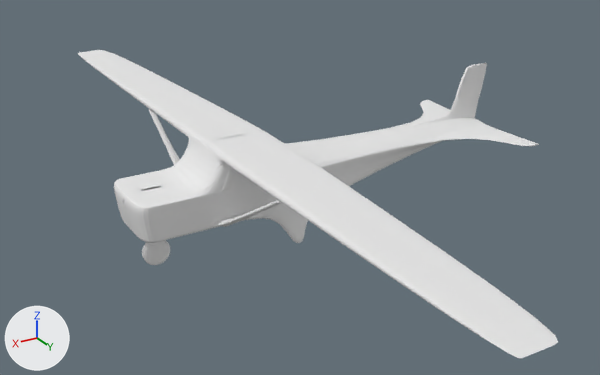
The Blender file skyhawk/skyhawk_v2.blend, before and after one commit.
Camera for both pictures: a camera (50 mm lens) standing at (51.0, 160.0, 73.0) and looking at (-49.0, -8.0, -11.0). Lighting does not change. The marker at lower left points along +X, +Y and +Z.

Before the edit, the objects in view are built like this:
```python
me_cube = bpy.data.meshes.new('Cube')
me_cube.from_pydata(...)  # 246 vertices, 244 faces; spans x -2.0..0.0, y -0.4..99.6, z -16.4..15.0
me_cube.materials.append(mat_material)  # white #e7e7e7
ob_body = bpy.data.objects.new('body', me_cube)
ob_body.location = (0.0, 0.0, 1.0)
ob_body.scale = (50.0, 1.0, 1.0)
_m = ob_body.modifiers.new('Boolean.001', 'BOOLEAN')
_m.object = ob_frontwheel
_m.operation = 'UNION'
_m.solver = 'FLOAT'
_m = ob_body.modifiers.new('Mirror', 'MIRROR')
_m.use_axis = (False, True, False)
_m.use_mirror_merge = False
_m = ob_body.modifiers.new('Subsurf', 'SUBSURF')
_m.levels = 4
```
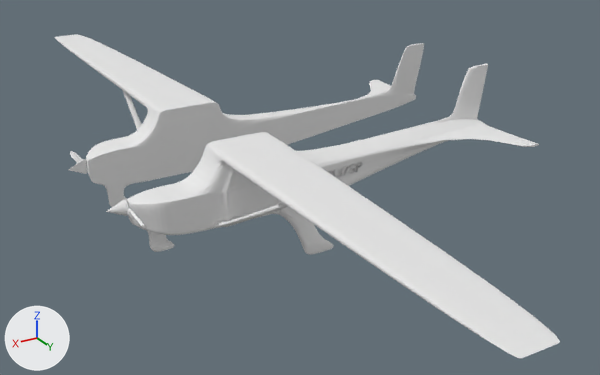
Commit message: skyhawk work in progress

What the commit changed:
me_cube is used by ob_body; location (0.0, 0.0, 1.0); scale (50.0, 1.0, 1.0).
me_cube had 246 vertices, 244 faces and spanned x -2.0..0.0, y -0.4..99.6, z -16.4..15.0.
me_cube now has 356 vertices, 354 faces and spans x -2.0..0.0, y 0.6..99.6, z -15.3..15.0.
me_cube part 1: 113 vertices moved from x -2.0..0.0, y -0.4..21.8, z -14.9..15.0 to x -2.0..0.0, y 0.6..21.8, z -9.4..15.0; 67 vertices removed from x -2.0..0.0, y -0.4..14.0, z -16.4..8.2; 177 vertices added at x -2.0..0.0, y 0.6..99.6, z -15.3..8.2.
me_cube part 2: 4 vertices moved from x -0.4, y 32.2..33.8, z 6.5 to x -0.5..-0.4, y 33.5..35.8, z 6.5.
Mesh me_cone is new.
It has 83 vertices, 83 faces and spans x -1.0..1.0, y 0.0..6.17, z -1.47..1.18.
Mesh me_cutext is new.
It has 3408 vertices, 2536 faces and spans x 0.05..2.3, y -0.01..0.46, z -0.05..0.05.
Mesh me_cube_001 is new.
It has 356 vertices, 354 faces and spans x -2.0..0.0, y 0.6..99.6, z -15.3..15.0.
It uses material mat_material (white #e7e7e7).
Object 'body' (ob_body) loses its BOOLEAN modifier named 'Boolean.001'.
Object 'body' (ob_body) gains a SUBSURF modifier named 'Subsurf'.
Modifier setting: levels = 4.
Object 'body' (ob_body) gains a BOOLEAN modifier named 'Boolean.002'.
On modifier 'Boolean.002' of object 'body' (ob_body), object goes from ob_frontwheel to ob_text.
Object 'body' (ob_body) loses its MIRROR modifier named 'Mirror'.
Modifier setting removed (it was use_axis = (False, True, False)).
Modifier setting removed (it was use_mirror_merge = False).
Object 'body' (ob_body) loses its SUBSURF modifier named 'Subsurf'.
Modifier setting removed (it was levels = 4).
Object 'body' (ob_body) gains a BOOLEAN modifier named 'Boolean.003'.
Modifier setting: object = ob_propleft.
Modifier setting: operation = 'UNION'.
Modifier setting: solver = 'FLOAT'.
Object 'propleft' (ob_propleft) is new; it shows me_cone.
Its location is (1.776, 0.54, -1.842).
Its rotation in degrees is (0, 90, 0).
Its scale is (1.81, 1.81, 1.81).
Its hide viewport is True.
Object 'Text' (ob_text) is new; it shows me_cutext.
Its location is (-45.8, 8.4, -2.8).
Its rotation in degrees is (90, 0, 5.2).
Its scale is (-5.11, 5.11, 5.11).
Object 'body.001' (ob_body_001) is new; it shows me_cube_001.
Its location is (0.0, -25.3, 1.0).
Its scale is (50.0, -1.0, 1.0).
It gains a SUBSURF modifier named 'Subsurf'.
Modifier setting: levels = 4.
It gains a BOOLEAN modifier named 'Boolean.002'.
Modifier setting: object = ob_text.
Modifier setting: operation = 'UNION'.
Modifier setting: solver = 'FLOAT'.
It gains a BOOLEAN modifier named 'Boolean.003'.
Modifier setting: object = ob_propright.
Modifier setting: operation = 'UNION'.
Modifier setting: solver = 'FLOAT'.
Object 'propright' (ob_propright) is new; it shows a copy of me_cone.
Its location is (1.776, -26.95, -1.842).
Its rotation in degrees is (90, -90, 90).
Its scale is (1.81, 1.81, 1.81).
Its hide viewport is True.

Boxes (x1, y1, x2, y2) around the edits, measured in the pictures (600 x 375 px; the box of a moved part takes in the faces that stretch with it):
'body', reshaped, modifiers changed
    before: (78, 50, 558, 358)
    after: (106, 64, 560, 358)
'body.001', added
    after: (55, 34, 424, 207)
'Text', added
    after: (340, 163, 362, 174)
part 1 of me_cube, moved or reshaped
    before: (114, 63, 538, 243)
    after: (126, 64, 558, 345)
part 2 of me_cube, moved or reshaped
    before: (149, 109, 282, 227)
    after: (224, 203, 288, 227)
